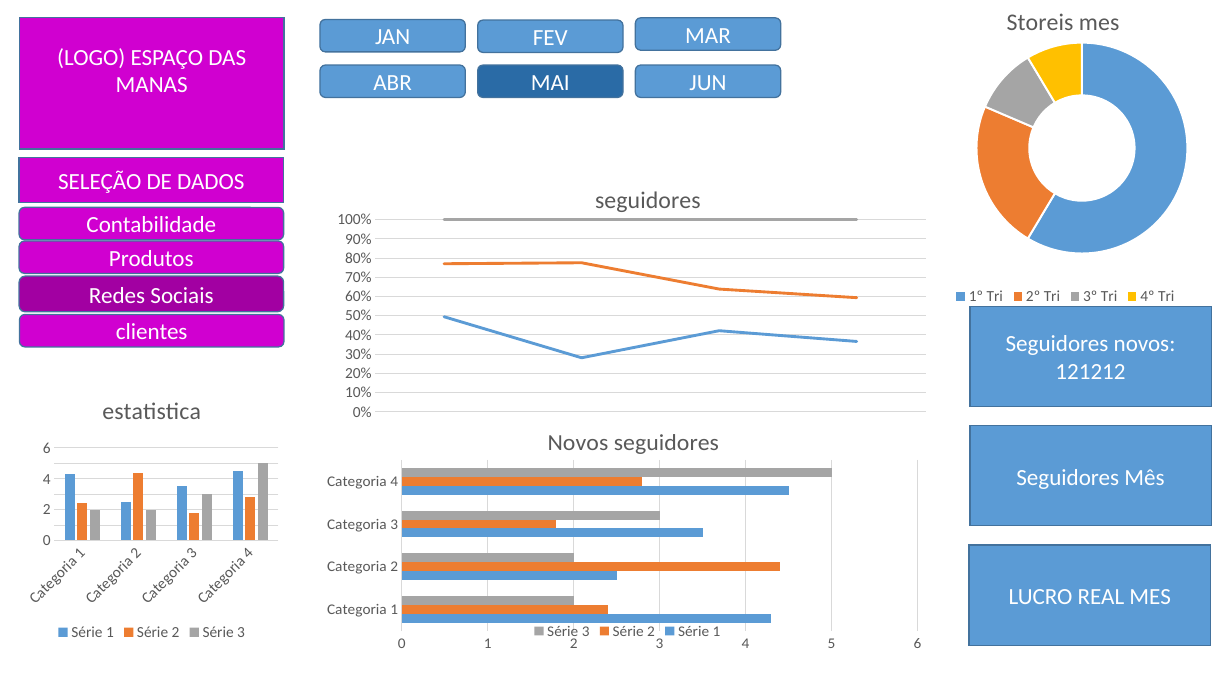
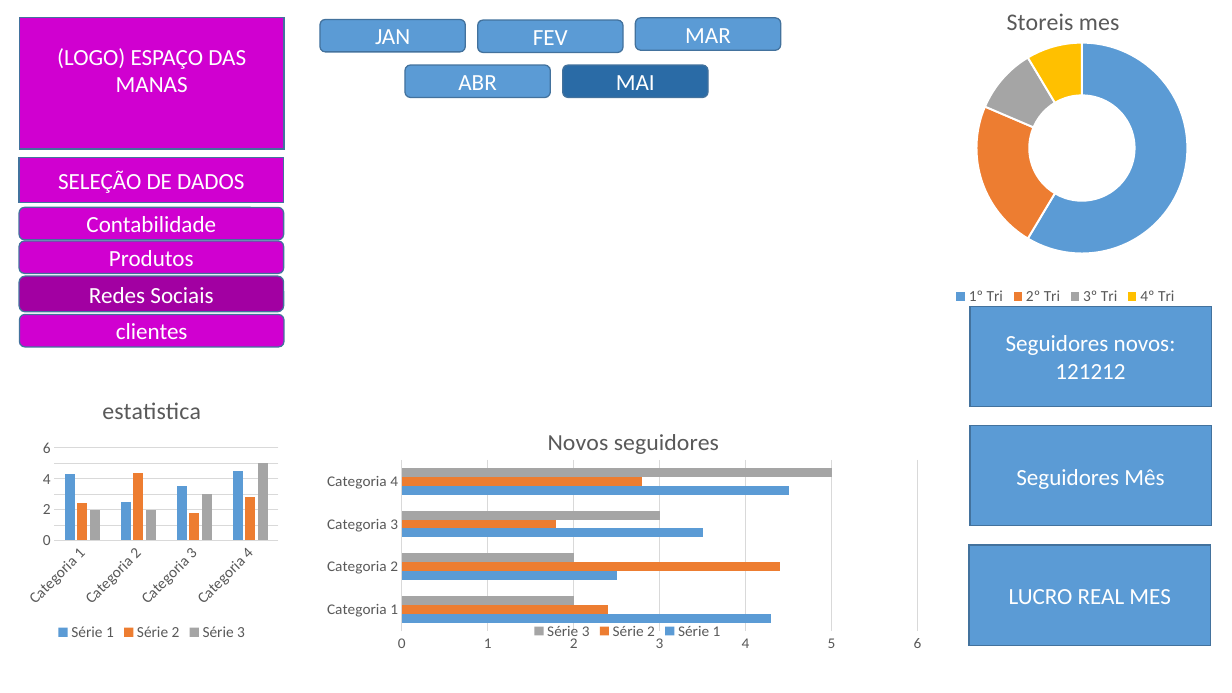
Before and after one commit to JohnStardust/Dashboard, a slide deck: slide 3 of dashboardlayout.pptx. Drawn at 1232x693 pixels with LibreOffice and Linux fonts; fonts in the diff are those of the drawing. Boxes give left, top, right and bottom in pixels: in the first picture for what was removed or moved away, otherwise in the second. Text is boxed around its words. In the diff, an @@ line names an element or a change of style, - is before the commit and + after.

```diff
--- a/dashboardlayout.pptx
+++ b/dashboardlayout.pptx
@@ rounded rectangle "ABR": place and size @@
-rounded rectangle "ABR" at (320,65,465,97)
+rounded rectangle "ABR" at (405,65,550,97)
@@ rounded rectangle "MAI": place and size @@
-rounded rectangle "MAI" at (478,65,623,97)
+rounded rectangle "MAI" at (563,65,708,97)
@@ rounded rectangle removed at (636,65,781,97) @@
-JUN
@@ line stacked 100% chart removed at (320,167,926,421) @@
-title "seguidores "
-categories: 1, 2, 3, 4
-Series 1: 49, 28, 42, 37
-Series 2: 28, 49, 22, 23
-Series 3: 23, 22, 36, 41
```
Also in this commit, not shown: 3 other slides changed, 3 other files.
